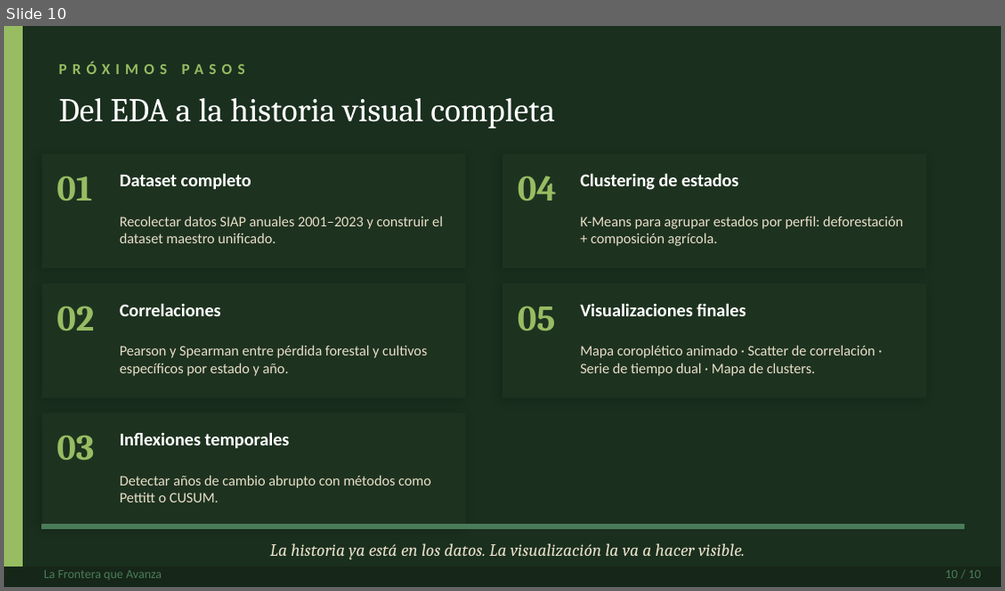
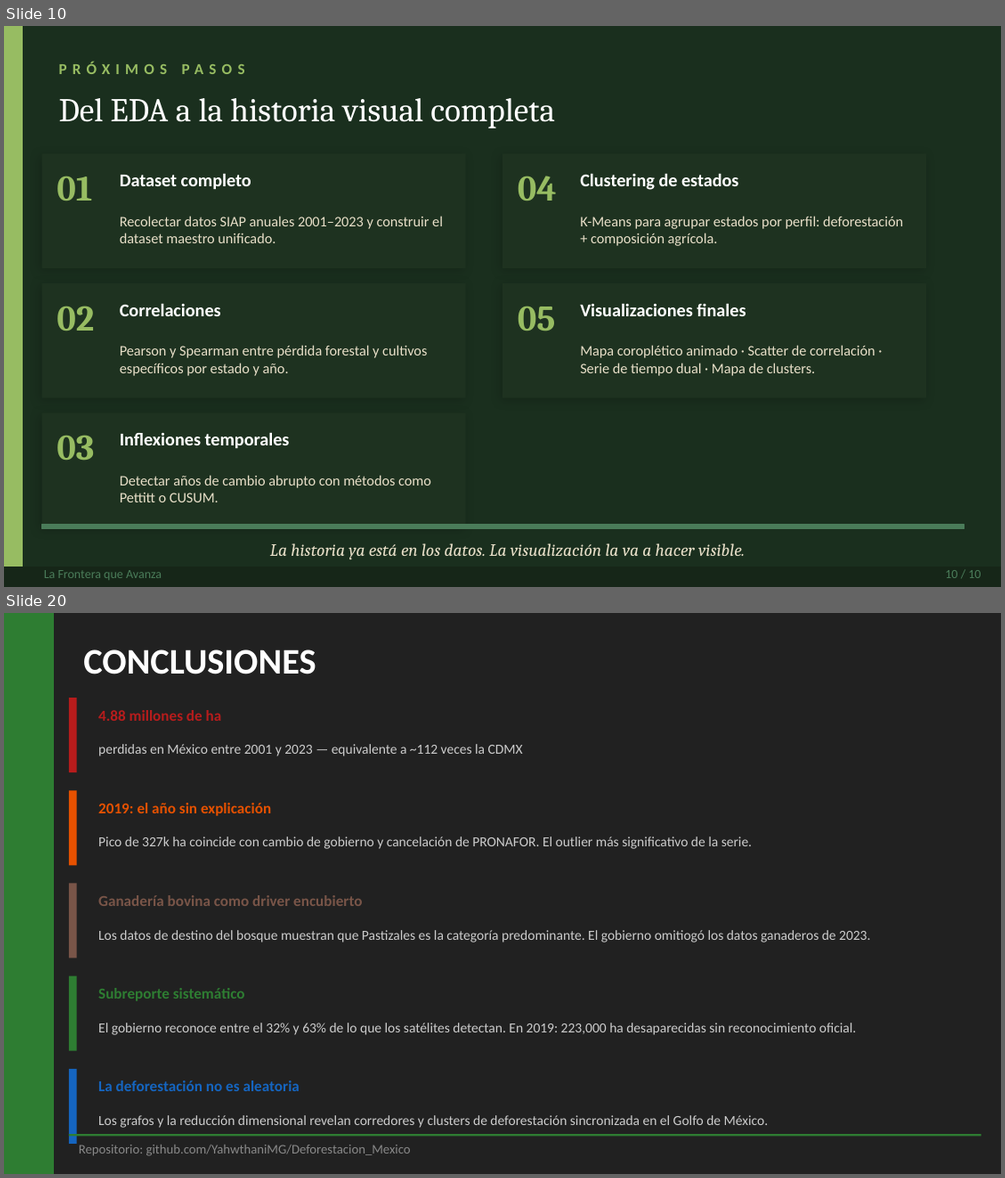
Before and after one commit to YahwthaniMG/Deforestacion_Mexico, a slide deck: Files/presentacion_deforestacion_mexico.pptx. Shown one above the other, each under a label of ours: slide 10 before the commit, slides 10 and 20 after it; the slides between them are not shown. The pictures are 1005x591 and 1005x1178 pixels, drawn with LibreOffice and Linux fonts; fonts in the diff are those of the drawing. Boxes give left, top, right and bottom in pixels: in the first picture for what was removed or moved away, otherwise in the second. Text is boxed around its words. In the diff, an @@ line names an element or a change of style, - is before the commit and + after.

```diff
--- a/Files/presentacion_deforestacion_mexico.pptx
+++ b/Files/presentacion_deforestacion_mexico.pptx
@@ slide 20 added at <box>4,613,1001,1174</box>, background #212121 @@
@@ rectangle added at <box>4,613,54,1173</box>, fill #2E7D32 @@
@@ text added at <box>83,649,316,674</box>, 26 pt, text #FFFFFF, bold @@
+CONCLUSIONES
@@ rectangle added at <box>69,698,77,772</box>, fill #B71C1C @@
@@ text added at <box>98,710,222,721</box>, 11 pt, text #B71C1C, bold @@
+4.88 millones de ha
@@ text added at <box>98,744,523,756</box>, 10 pt, text #CCCCCC @@
+perdidas en México entre 2001 y 2023 — equivalente a ~112 veces la CDMX
@@ rectangle added at <box>69,790,77,865</box>, fill #E65100 @@
@@ text added at <box>98,803,271,816</box>, 11 pt, text #E65100, bold @@
+2019: el año sin explicación
@@ text added at <box>98,836,752,849</box>, 10 pt, text #CCCCCC @@
+Pico de 327k ha coincide con cambio de gobierno y cancelación de PRONAFOR. El outlier más significativo de la serie.
@@ rectangle added at <box>69,884,77,958</box>, fill #795548 @@
@@ text added at <box>98,895,362,906</box>, 11 pt, text #795548, bold @@
+Ganadería bovina como driver encubierto
@@ text added at <box>98,930,870,942</box>, 10 pt, text #CCCCCC @@
+Los datos de destino del bosque muestran que Pastizales es la categoría predominante. El gobierno omitiogó los datos ganaderos de 2023.
@@ rectangle added at <box>69,976,77,1051</box>, fill #2E7D32 @@
@@ text added at <box>98,988,245,1001</box>, 11 pt, text #2E7D32, bold @@
+Subreporte sistemático
@@ text added at <box>98,1022,856,1035</box>, 10 pt, text #CCCCCC @@
+El gobierno reconoce entre el 32% y 63% de lo que los satélites detectan. En 2019: 223,000 ha desaparecidas sin reconocimiento oficial.
@@ rectangle added at <box>69,1069,77,1143</box>, fill #1565C0 @@
@@ text added at <box>98,1080,299,1091</box>, 11 pt, text #1565C0, bold @@
+La deforestación no es aleatoria
@@ text added at <box>98,1115,769,1127</box>, 10 pt, text #CCCCCC @@
+Los grafos y la reducción dimensional revelan corredores y clusters de deforestación sincronizada en el Golfo de México.
@@ rectangle added at <box>69,1134,981,1135</box>, fill #2E7D32 @@
@@ text added at <box>79,1144,411,1156</box>, 9.5 pt, text #888888 @@
+Repositorio: github.com/YahwthaniMG/Deforestacion_Mexico
```
Also in this commit, not shown: 1 slide changed, 9 other slides added, 1 other file.
